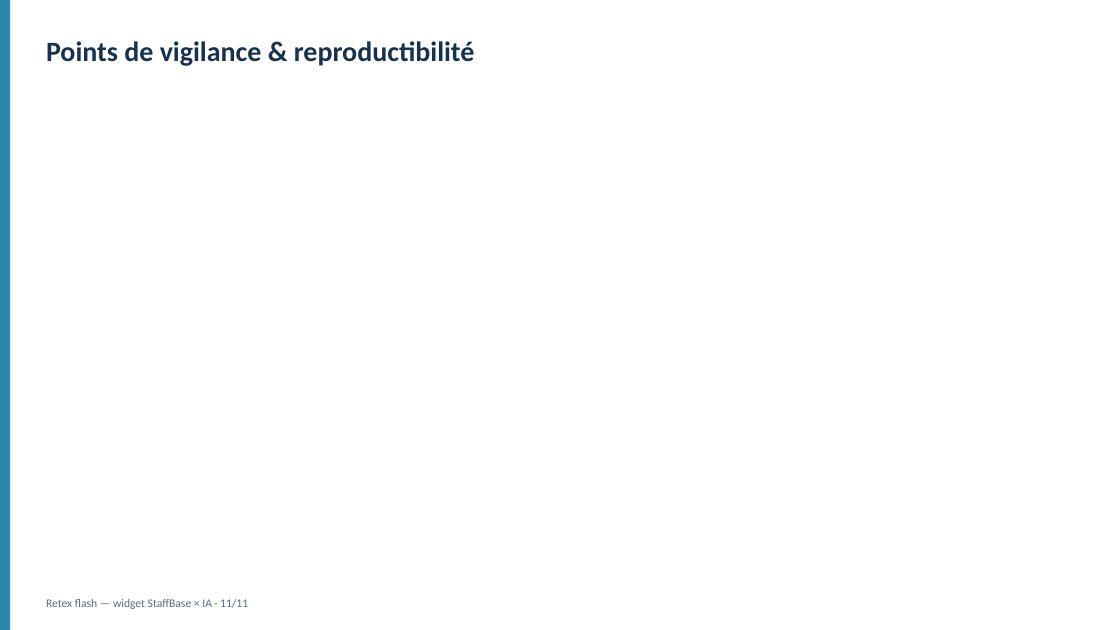
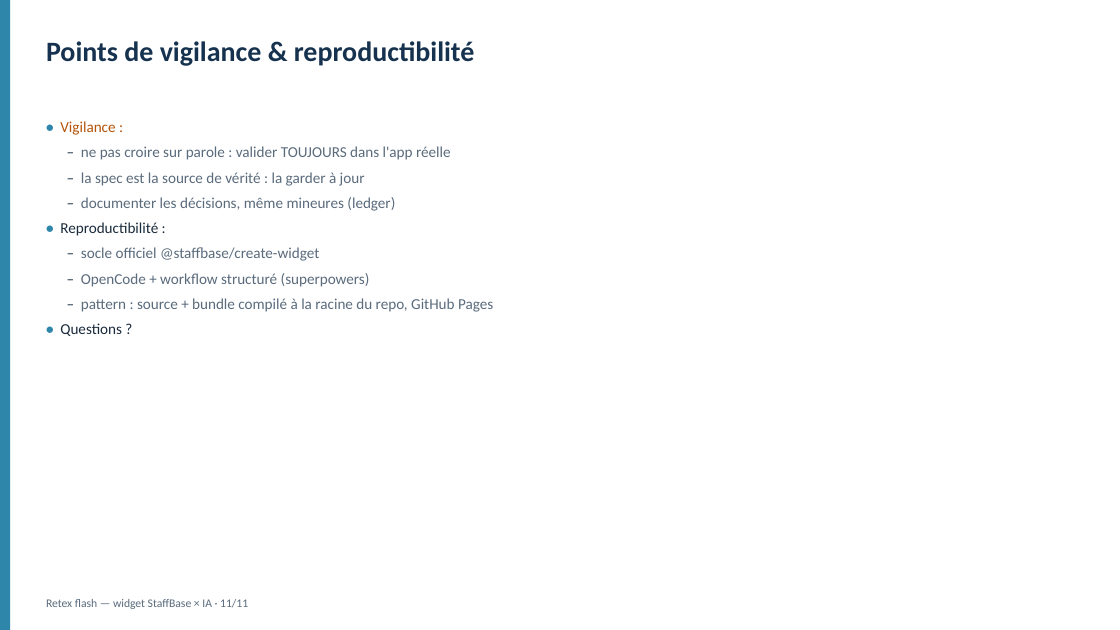
Before and after one commit to KleeFabienC/date-widget, a slide deck: slide 11 of Retex_Flash_Widget_Date_IA.pptx. Drawn at 1120x630 pixels with LibreOffice and Linux fonts; fonts in the diff are those of the drawing. Boxes give left, top, right and bottom in pixels: in the first picture for what was removed or moved away, otherwise in the second. Text is boxed around its words. In the diff, an @@ line names an element or a change of style, - is before the commit and + after.

```diff
--- a/Retex_Flash_Widget_Date_IA.pptx
+++ b/Retex_Flash_Widget_Date_IA.pptx
@@ text added at (60, 121, 493, 336), 13 pt, text #5A6B7C @@
+• Vigilance :
+– ne pas croire sur parole : valider TOUJOURS dans l'app réelle
+– la spec est la source de vérité : la garder à jour
+– documenter les décisions, même mineures (ledger)
+• Reproductibilité :
+– socle officiel @staffbase/create-widget
+– OpenCode + workflow structuré (superpowers)
+– pattern : source + bundle compilé à la racine du repo, GitHub Pages
+• Questions ?
```
Also in this commit, not shown: 3 other slides changed, 2 other files.
